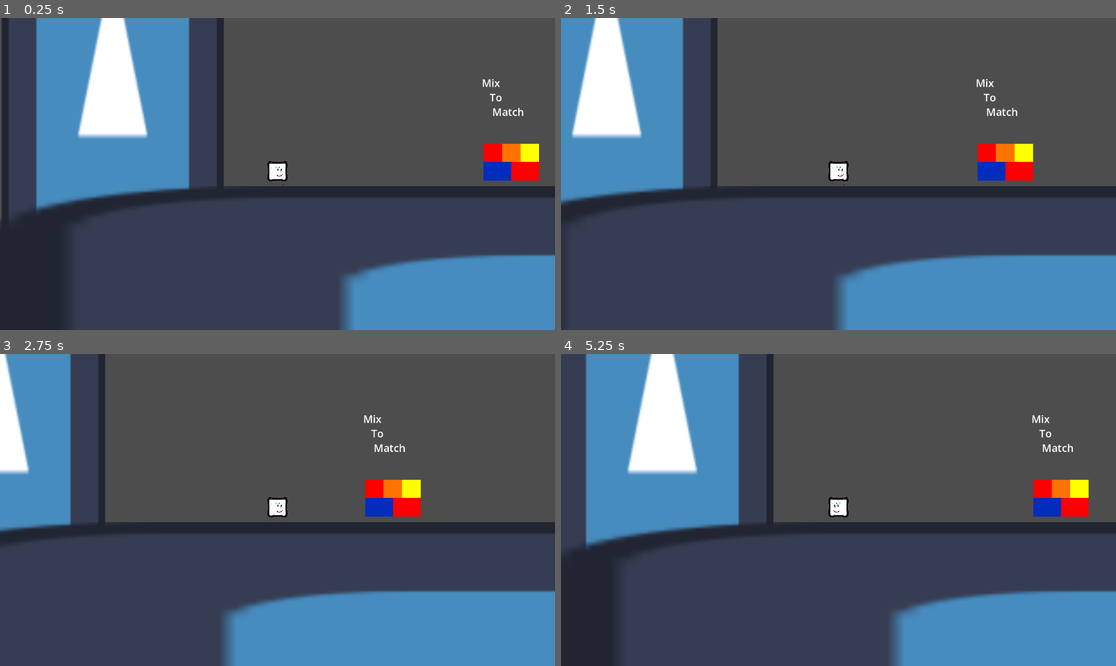
Above: before the commit, frames 1-4 (two rows, left to right).
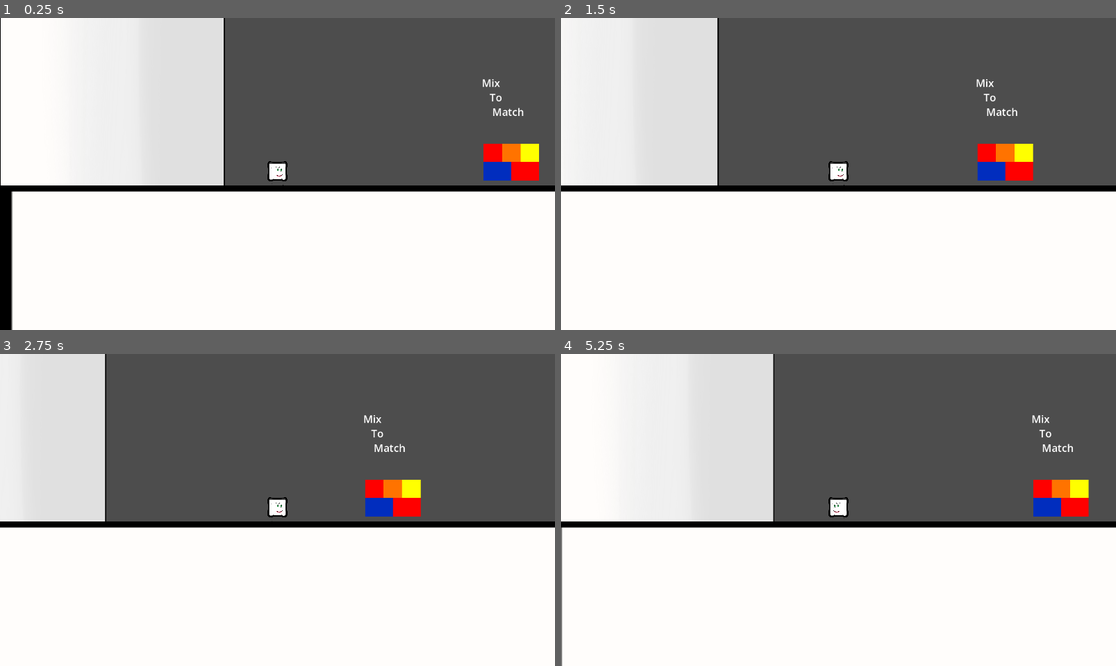
Above: after the commit, the same moments.

Repository: jacob-w-bonner/GGJ-2026
Game: Godot game, scene res://Scenes/Level 3 Rough.tscn
Same seed, same stepped clock (60 frames per second), same inputs: the game is played once before the commit and once after it. This scene is started directly instead of the project's main scene. The engine's default icon, where the game draws it, is replaced by a stand-in: a white triangle on a blue panel in a dark square.
Inputs:
- Up to frame 1 (0.25 s): no input
- Up to frame 2 (1.5 s): tap Enter at 0.5 s; hold D (move_right) 0.53-1.28 s; hold J (absorb) 0.53-1.28 s; tap Space at 0.77 s; hold S (move_down) from 1.28 s (still down); tap K (equalize) at 1.35 s
- Up to frame 3 (2.75 s): tap Space at 1.52 s; release S (move_down) at 2.03 s; hold D (move_right) from 2.03 s (still down); tap L (splat) at 2.1 s
- Up to frame 4 (5.25 s): release D (move_right) at 2.78 s; hold W (move_up) 2.78-3.53 s; tap J (absorb) at 2.85 s; tap Space at 3.02, 3.77, 4.52 s; hold K (equalize) 3.53-4.28 s; hold A (move_left) 3.53-5.03 s; tap L (splat) at 4.35 s; hold S (move_down) from 5.03 s (still down); hold J (absorb) from 5.03 s (still down)

The runs differ from the first frame. In frame 1, 65% of the frame differs, in the area x 0-100%, y 0-100%; in frame 2, 59%; in frame 3, 55%; in frame 4, 64%.

Commit message:
Added real sprites to level 3

Diff:
--- a/ggj-2026/Scenes/Level 3 Rough.tscn
+++ b/ggj-2026/Scenes/Level 3 Rough.tscn
@@ -18,6 +18,8 @@
 [ext_resource type="PackedScene" uid="uid://ls2hwlllykuk" path="res://Scenes/absorbable_colour_autumn_cyan.tscn" id="13_anpic"]
 [ext_resource type="PackedScene" uid="uid://ds1t4btdud884" path="res://Scenes/absorbable_colour_autumn_green.tscn" id="14_8usqw"]
 [ext_resource type="PackedScene" uid="uid://culjsn2xps7cm" path="res://Scenes/absorbable_colour_clear.tscn" id="16_tm0fi"]
+[ext_resource type="Texture2D" uid="uid://bd3hai0llnuyq" path="res://Assets/Environment/Wall.png" id="17_grufy"]
+[ext_resource type="Texture2D" uid="uid://dt8hb6wr6h4l2" path="res://Assets/Floor.png" id="18_2dtiq"]
 [ext_resource type="PackedScene" uid="uid://duh7wknhj5uc4" path="res://Scenes/level_exit_door.tscn" id="18_t7xt4"]
 
 [sub_resource type="Theme" id="Theme_5odgg"]
@@ -315,7 +317,9 @@
 scale = Vector2(6, 20)
 
 [node name="Sprite2D" type="Sprite2D" parent="Bounds/LeftWall" unique_id=533191513]
-texture = ExtResource("3_3pcwb")
+position = Vector2(-0.33333778, -20.95)
+scale = Vector2(0.06347656, 0.11497977)
+texture = ExtResource("17_grufy")
 
 [node name="CollisionShape2D" type="CollisionShape2D" parent="Bounds/LeftWall" unique_id=1074665853]
 shape = SubResource("RectangleShape2D_r3mym")
@@ -325,7 +329,9 @@
 scale = Vector2(60, 10)
 
 [node name="Sprite2D" type="Sprite2D" parent="Bounds/Floor" unique_id=915870049]
-texture = ExtResource("3_3pcwb")
+position = Vector2(0.08332157, 0.5499954)
+scale = Vector2(0.062581375, 0.17449392)
+texture = ExtResource("18_2dtiq")
 
 [node name="CollisionShape2D" type="CollisionShape2D" parent="Bounds/Floor" unique_id=1377600318]
 shape = SubResource("RectangleShape2D_r3mym")
@@ -335,7 +341,9 @@
 scale = Vector2(45, 4)
 
 [node name="Sprite2D" type="Sprite2D" parent="Bounds/Ceiling" unique_id=431356315]
-texture = ExtResource("3_3pcwb")
+position = Vector2(-0.45555305, 1.8749943)
+scale = Vector2(0.06218533, 0.17442644)
+texture = ExtResource("18_2dtiq")
 
 [node name="CollisionShape2D" type="CollisionShape2D" parent="Bounds/Ceiling" unique_id=1255616068]
 shape = SubResource("RectangleShape2D_r3mym")
@@ -345,8 +353,9 @@
 scale = Vector2(0.5, 1.75)
 
 [node name="Sprite2D" type="Sprite2D" parent="Bounds/HallwayWall" unique_id=359074412]
-scale = Vector2(0.5, 1.75)
-texture = ExtResource("3_3pcwb")
+position = Vector2(-0.99993515, -0.571414)
+scale = Vector2(0.030273378, 0.30075192)
+texture = ExtResource("17_grufy")
 
 [node name="CollisionShape2D" type="CollisionShape2D" parent="Bounds/HallwayWall" unique_id=128163495]
 scale = Vector2(0.5, 1.75)
@@ -357,10 +366,12 @@
 scale = Vector2(0.5, 1.75)
 
 [node name="Sprite2D" type="Sprite2D" parent="Bounds/HallwayWall2" unique_id=1054512818]
-scale = Vector2(0.5, 1.75)
-texture = ExtResource("3_3pcwb")
+position = Vector2(-0.9999771, -13.14285)
+scale = Vector2(0.032226644, 0.30537882)
+texture = ExtResource("17_grufy")
 
 [node name="CollisionShape2D" type="CollisionShape2D" parent="Bounds/HallwayWall2" unique_id=1450615891]
+position = Vector2(0, -14.285722)
 scale = Vector2(0.5, 1.75)
 shape = SubResource("RectangleShape2D_r3mym")
 
@@ -369,7 +380,9 @@
 scale = Vector2(6, 20)
 
 [node name="Sprite2D" type="Sprite2D" parent="Bounds/RightWall" unique_id=297126794]
-texture = ExtResource("3_3pcwb")
+position = Vector2(-0.33332634, -0.8500042)
+scale = Vector2(0.06217449, 0.1711201)
+texture = ExtResource("17_grufy")
 
 [node name="CollisionShape2D" type="CollisionShape2D" parent="Bounds/RightWall" unique_id=251259528]
 shape = SubResource("RectangleShape2D_r3mym")
Not shown: 1 places in ggj-2026/Scenes/Level 3 Rough.tscn that only renumber resources
